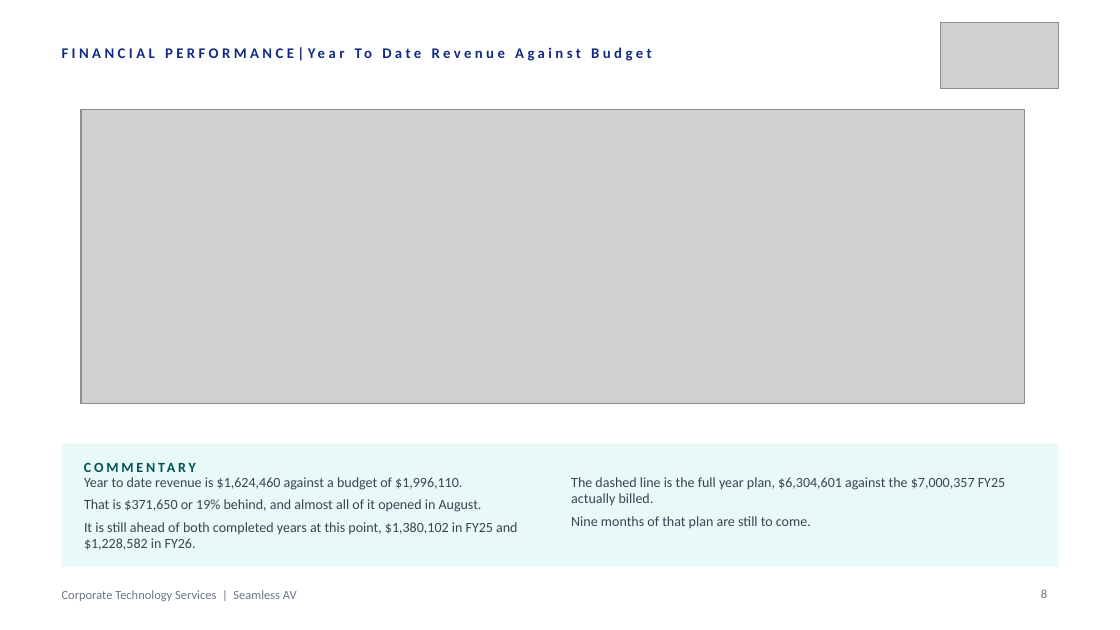
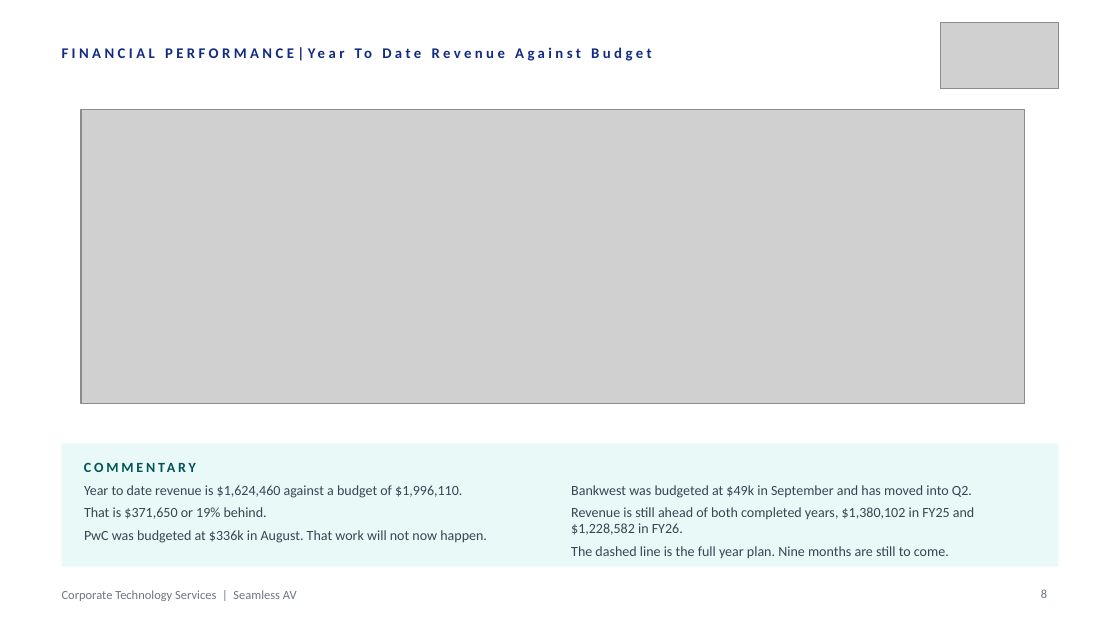
Before and after one commit to WesleyNelson-O33/Claude, a slide deck: slide 8 of deck/CTS Quarterly Business Review - Q1 FY2027.pptx. Drawn at 1120x630 pixels with LibreOffice and Linux fonts; fonts in the diff are those of the drawing; grey boxes stand for pictures. Boxes give left, top, right and bottom in pixels: in the first picture for what was removed or moved away, otherwise in the second. Text is boxed around its words. In the diff, an @@ line names an element or a change of style, - is before the commit and + after.

```diff
--- a/deck/CTS Quarterly Business Review - Q1 FY2027.pptx
+++ b/deck/CTS Quarterly Business Review - Q1 FY2027.pptx
@@ text at (84,507,487,543): text changed @@
-That is $371,650 or 19% behind, and almost all of it opened in August.
-It is still ahead of both completed years at this point, $1,380,102 in FY25 and $1,228,582 in FY26.
+That is $371,650 or 19% behind.
+PwC was budgeted at $336k in August. That work will not now happen.
@@ text "Year to date revenue is ...": place and size @@
-text "Year to date revenue is ..." at (84,477,517,550)
+text "Year to date revenue is ..." at (84,485,487,543)
@@ text at (571,485,974,559): text changed @@
-The dashed line is the full year plan, $6,304,601 against the $7,000,357 FY25 actually billed.
-Nine months of that plan are still to come.
+Bankwest was budgeted at $49k in September and has moved into Q2.
+Revenue is still ahead of both completed years, $1,380,102 in FY25 and $1,228,582 in FY26.
+The dashed line is the full year plan. Nine months are still to come.
```
Also in this commit, not shown: 5 other slides changed, 2 other files.
